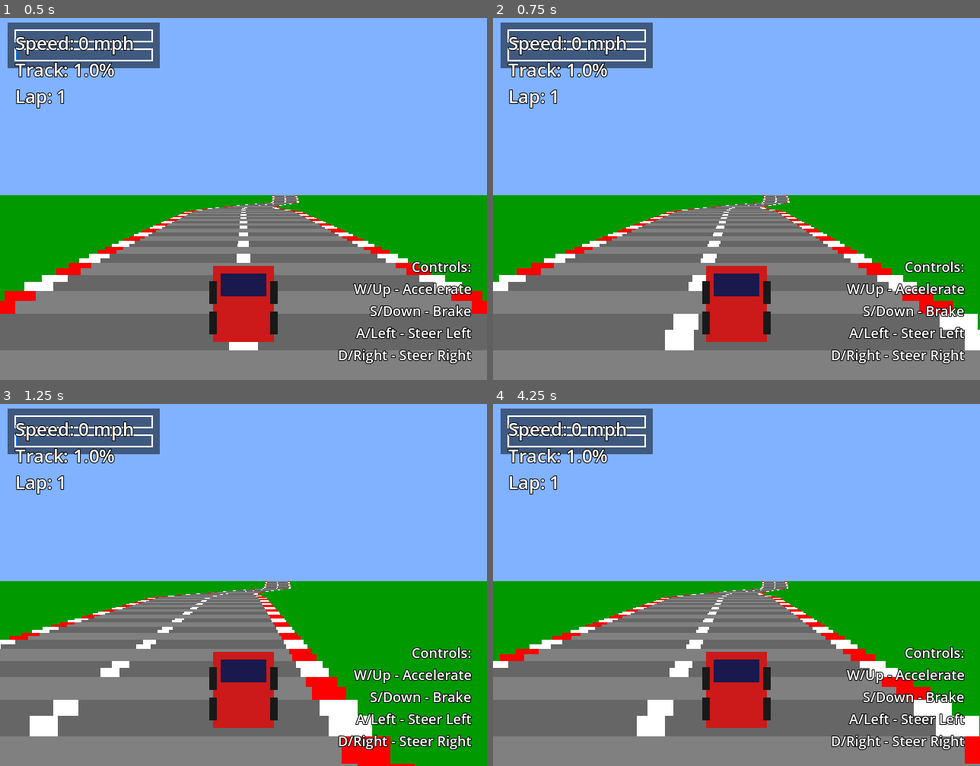
Above: before the commit, frames 1-4 (two rows, left to right).
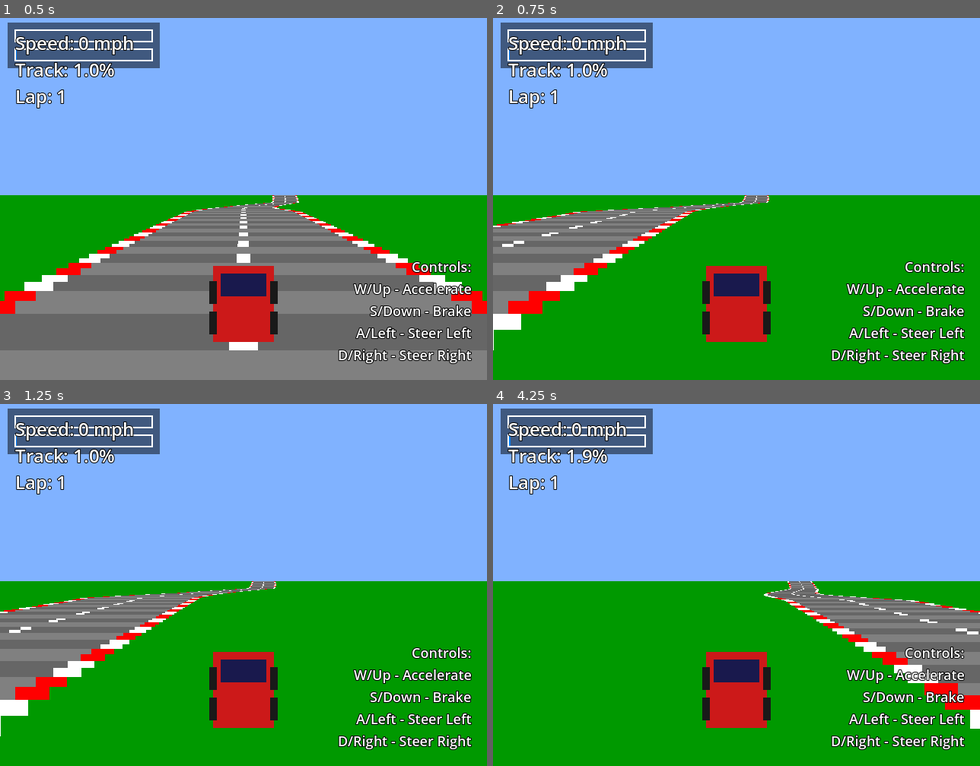
Above: after the commit, the same moments.

Repository: csmallfield/SpaceRacer
Game: Godot game, scene res://scenes/Main.tscn
Same seed, same stepped clock (60 frames per second), same inputs: the game is played once before the commit and once after it.
Inputs:
- Up to frame 1 (0.5 s): no input
- Up to frame 2 (0.75 s): tap Enter at 0.5 s; hold D (steer_right) from 0.53 s (still down)
- Up to frame 3 (1.25 s): keep holding D (steer_right)
- Up to frame 4 (4.25 s): release D (steer_right) at 1.28 s; hold S (brake) 1.28-2.03 s; tap Space at 2 s; hold D (steer_right) 2.03-2.78 s; tap Enter at 2.75 s; hold W (accelerate) 2.78-3.53 s; hold A (steer_left) from 3.53 s (still down)

Frame 1 is identical in both runs. In frame 2, 35% of the frame differs, in the area x 0-100%, y 48-100%; in frame 3, 26%; in frame 4, 39%, in the area x 0-100%, y 8-100%.

Commit message:
some better functioning

Diff:
--- a/spaceracer/scripts/Player.gd
+++ b/spaceracer/scripts/Player.gd
@@ -8,12 +8,12 @@
 var y: float = 0.0  # Y position (camera height above ground)
 
 # Movement parameters
-const MAX_SPEED: float = 200.0
-const ACCELERATION: float = 50.0
-const DECELERATION: float = 80.0
+const MAX_SPEED: float = 800.0
+const ACCELERATION: float = 200.0
+const DECELERATION: float = 300.0
 const BRAKE_DECELERATION: float = 150.0
-const OFF_ROAD_DECEL: float = 100.0
-const STEERING_SPEED: float = 2.0
+const OFF_ROAD_DECEL: float = 00.0
+const STEERING_SPEED: float = 20.0
 const CENTRIFUGAL_FORCE: float = 0.3
 
 # Camera
--- a/spaceracer/scripts/RoadRenderer.gd
+++ b/spaceracer/scripts/RoadRenderer.gd
@@ -123,10 +123,9 @@
 	# Calculate projection for visible segments
 	var base_percent: float = fmod(player.position, SEGMENT_LENGTH) / SEGMENT_LENGTH
 
-	var base_curve_offset: float = get_curve_offset_at_segment(base_index)
 	var max_y: float = screen_height
-	var curve_offset: float = base_curve_offset
-	var curve_delta: float = base_curve_offset  # This tracks accumulated curve rate
+	var curve_offset: float = 0.0
+	var curve_delta: float = 0.0  # This tracks accumulated curve rate
 	# Draw segments from far to near
 	var draw_start: int = base_index
 	var draw_end: int = base_index + int(DRAW_DISTANCE)
@@ -155,6 +154,8 @@
 
 		# Skip segments that are off-screen (above horizon)
 		if segment.clip >= max_y:
+			#if n < base_index + 5:
+				#print("Segment ", n, " clipped: clip=", segment.clip, " max_y=", max_y)
 			continue
 
 		# Calculate curve offset
@@ -163,7 +164,7 @@
 
 		# Project road width and position
 		var road_width: float = ROAD_WIDTH * segment.scale
-		var x_offset: float = (curve_offset - player.x * 1000.0) * segment.scale
+		var x_offset: float = (curve_offset - (player.x * ROAD_WIDTH)) * segment.scale
 
 		var x1: float = half_width + x_offset - road_width
 		var x2: float = half_width + x_offset + road_width
Not shown: 1 places in spaceracer/scenes/Main.tscn that only renumber resources
